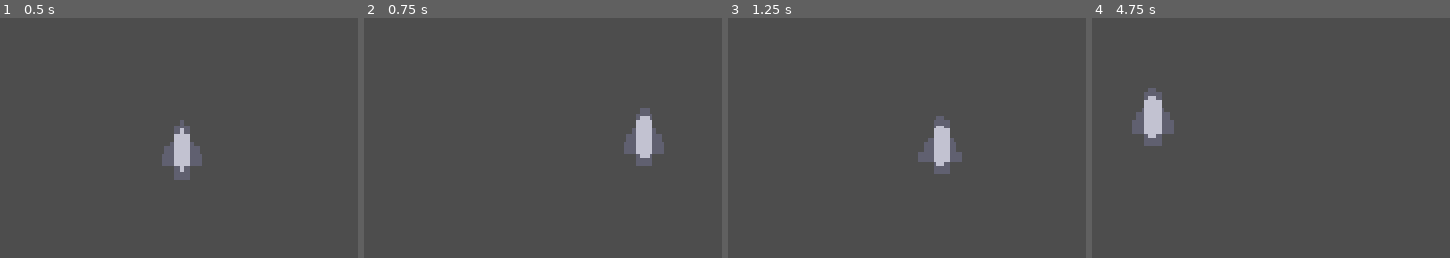
Above: before the commit, frames 1-4 (left to right).
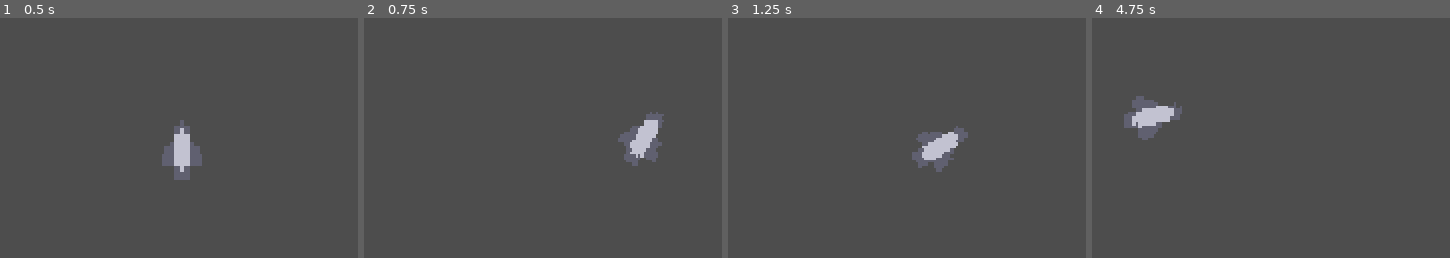
Above: after the commit, the same moments.

Repository: RedNinja17/8bitgamejam2026
Game: Godot game, scene res://scenes/game.tscn
The game is run twice, just before and just after one commit, with the same random seed, the same clock (stepped at 60 frames per second) and the same inputs.
Inputs (mouse positions are in pixels of both pictures, inside the frame that each line leads up to):
- Up to frame 1 (0.5 s): no input
- Up to frame 2 (0.75 s): tap Enter at 0.5 s; move the mouse to (outside the picture) at 0.52 s; press the mouse at (outside the picture) at 0.53 s
- Up to frame 3 (1.25 s): no input
- Up to frame 4 (4.75 s): move the mouse to (outside the picture) at 1.27 s; release the mouse at (outside the picture) at 1.28 s; click (outside the picture) at 1.35 s; move the mouse to (outside the picture) at 2.02 s; press the mouse at (outside the picture) at 2.03 s; move the mouse to (outside the picture) at 2.77 s; release the mouse at (outside the picture) at 2.78 s; click (outside the picture) at 2.85 s; move the mouse to (outside the picture) at 3.52 s; press the mouse at (outside the picture) at 3.53 s; move the mouse to (outside the picture) at 4.27 s; release the mouse at (outside the picture) at 4.28 s; click (outside the picture) at 4.35 s

Frame 1 is identical in both runs. In frame 2, 1.2% of the frame differs, in the area x 70-84%, y 37-62%; in frame 3, 1.5%; in frame 4, 1.9%, in the area x 8-26%, y 29-54%.

Commit message:
Added small ship rotation

Diff:
--- a/space-game/scripts/player.gd
+++ b/space-game/scripts/player.gd
@@ -16,6 +16,8 @@
 	if global_position.distance_to(target) > 3.0:
 		var direction = global_position.direction_to(target)
 		velocity = direction * SPEED
+
+		rotation = lerp_angle(rotation, atan2(-velocity.y, -velocity.x), delta)
 		move_and_slide()
 	else:
 		velocity = Vector2.ZERO
